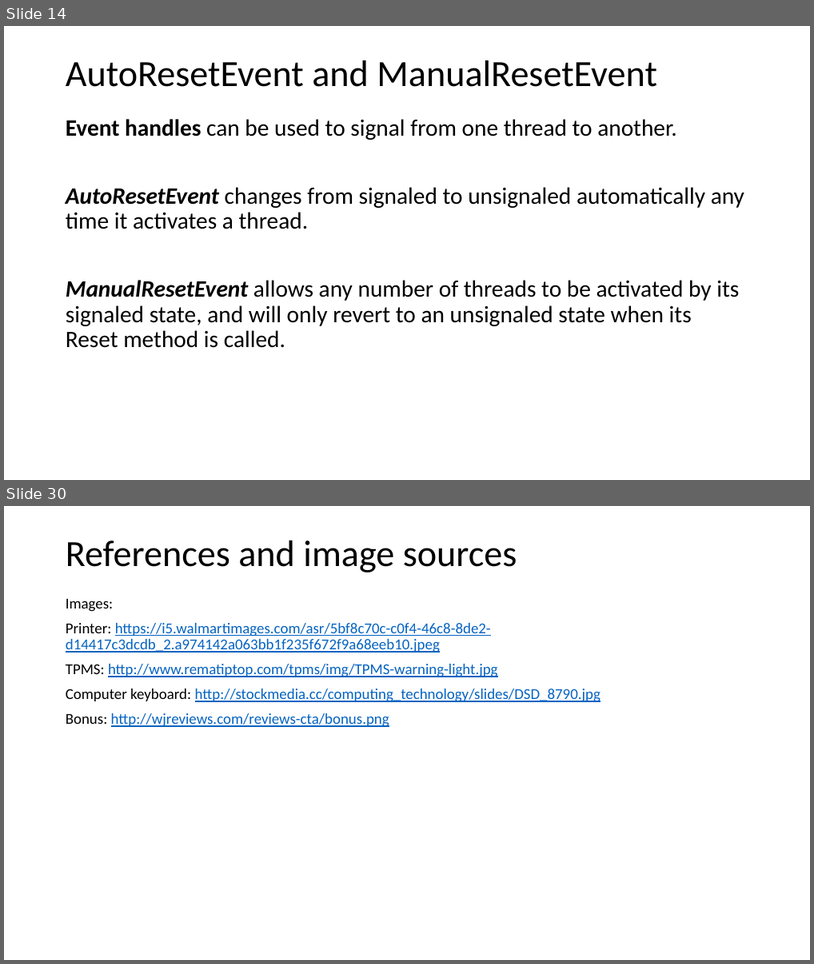
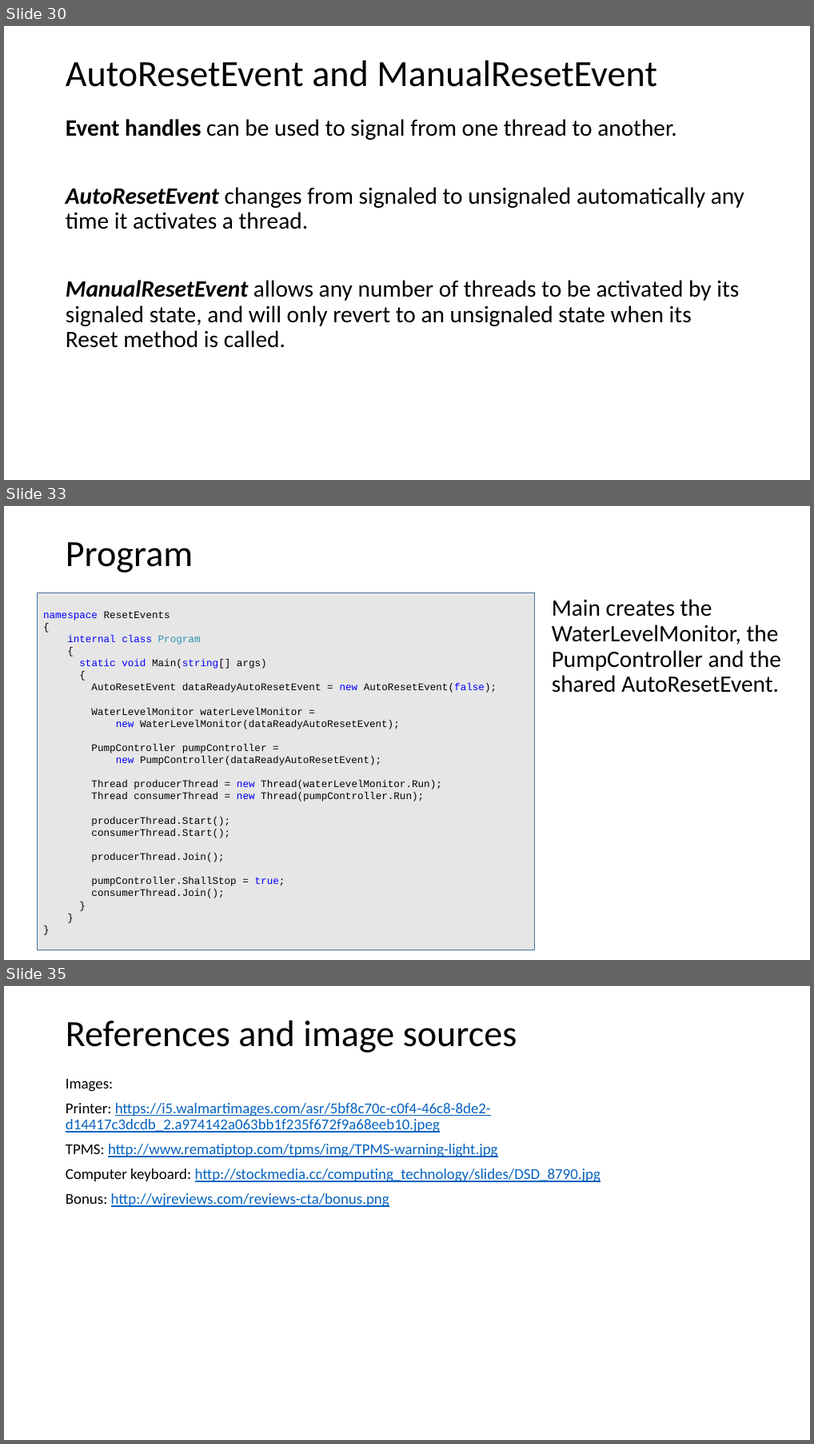
Before and after one commit to codesmurf/st3its3_teaching, a slide deck: 07 Thread Synchronization 2/Thread Synchronization pt 2.pptx. Shown one above the other, each under a label of ours: slides 14 and 30 before the commit, slides 30, 33 and 35 after it; the slides between them are not shown. The pictures are 814x964 and 814x1444 pixels, drawn with LibreOffice and Linux fonts; fonts in the diff are those of the drawing. Boxes give left, top, right and bottom in pixels: in the first picture for what was removed or moved away, otherwise in the second. Text is boxed around its words. In the diff, an @@ line names an element or a change of style, - is before the commit and + after.

Commit message:
moved ResetEvents to signal between threads and not producer-consumer

```diff
--- a/07 Thread Synchronization 2/Thread Synchronization pt 2.pptx
+++ b/07 Thread Synchronization 2/Thread Synchronization pt 2.pptx
@@ slide 33 added at <box>4,506,810,960</box>, background #FFFFFF @@
@@ title added at <box>66,542,193,572</box>, 44 pt, text #000000 @@
+Program
@@ rectangle added at <box>38,592,535,950</box>, fill #E7E6E6, outline #43739E 1 pt, 12 pt, text #000000 @@
+namespace ResetEvents
+{
+internal class Program
+{
+static void Main(string[] args)
+{
+AutoResetEvent dataReadyAutoResetEvent = new AutoResetEvent(false);
+WaterLevelMonitor waterLevelMonitor =
+new WaterLevelMonitor(dataReadyAutoResetEvent);
+PumpController pumpController =
+new PumpController(dataReadyAutoResetEvent);
+Thread producerThread = new Thread(waterLevelMonitor.Run);
+Thread consumerThread = new Thread(pumpController.Run);
+producerThread.Start();
+consumerThread.Start();
+producerThread.Join();
+pumpController.ShallStop = true;
+consumerThread.Join();
+}
+}
+}
@@ text added at <box>552,599,782,692</box>, 28 pt, text #000000 @@
+Main creates the WaterLevelMonitor, the PumpController and the shared AutoResetEvent.
@@ what was slide 14 is now slide 30 @@
@@ what was slide 30 is now slide 35 @@
```
Also in this commit, not shown: 5 slides changed, 6 other slides added, 5 slides removed.
